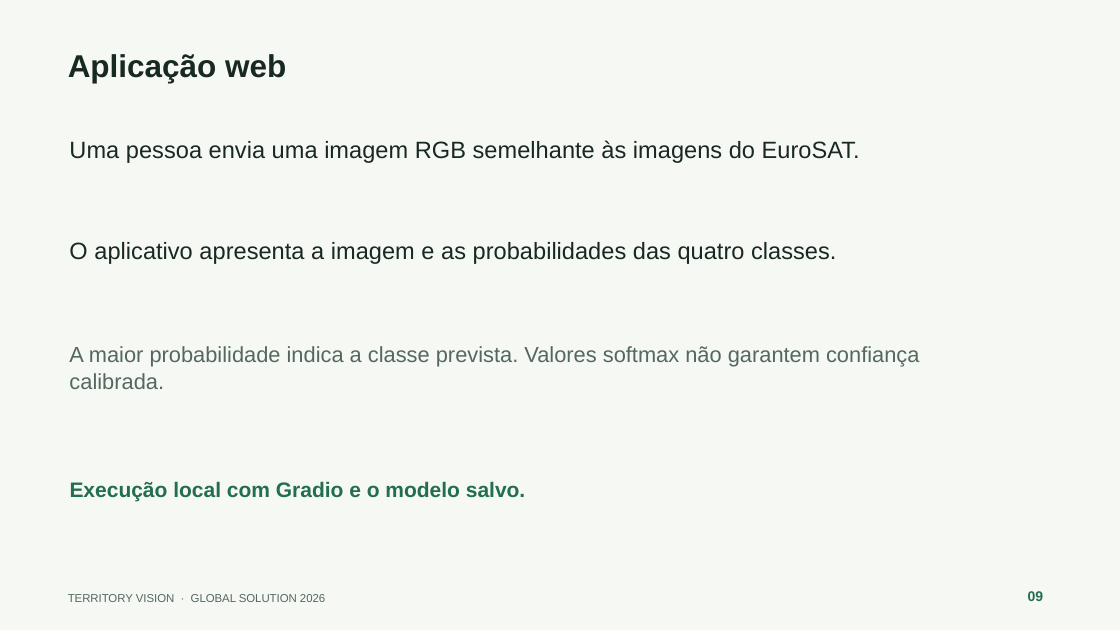
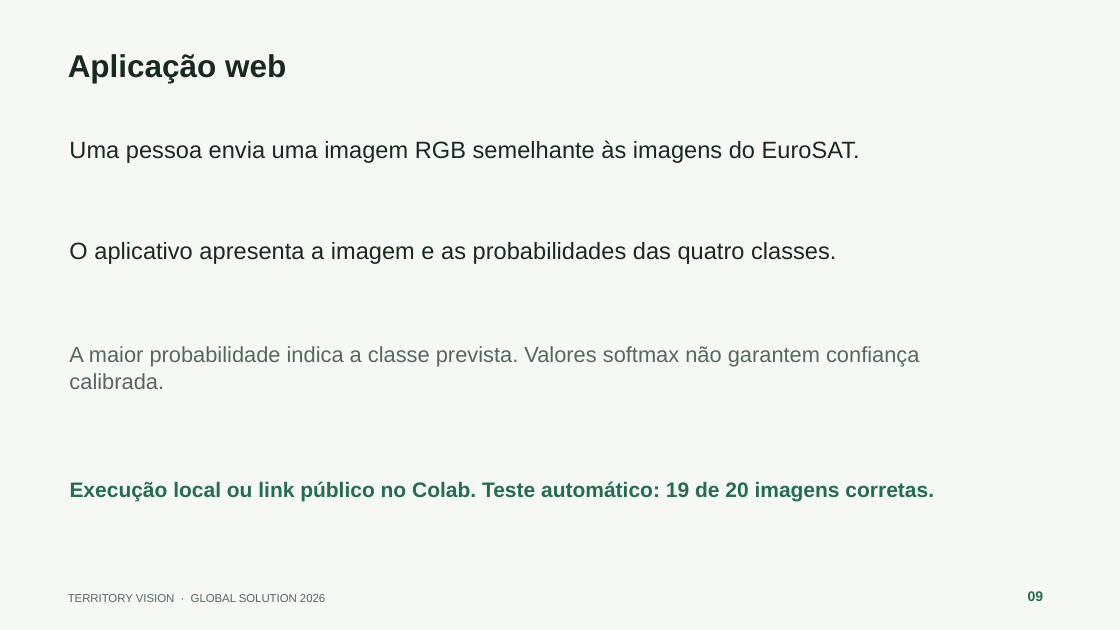
Before and after one commit to JoaoVictorAAbreu-Dev/gs-2026-cnn, a slide deck: slide 9 of docs/Territory_Vision_Apresentacao_Final.pptx. Drawn at 1120x630 pixels with LibreOffice and Linux fonts; fonts in the diff are those of the drawing. Boxes give left, top, right and bottom in pixels: in the first picture for what was removed or moved away, otherwise in the second. Text is boxed around its words. In the diff, an @@ line names an element or a change of style, - is before the commit and + after.

Commit message:
Registra a execução completa dos 6 experimentos
- Notebook executado no GitHub Actions com análise da segunda rodada
- Slides, README e resultados atualizados com os novos números

```diff
--- a/docs/Territory_Vision_Apresentacao_Final.pptx
+++ b/docs/Territory_Vision_Apresentacao_Final.pptx
@@ text at bbox=[70, 481, 934, 502]: text changed @@
-Execução local com Gradio e o modelo salvo.
+Execução local ou link público no Colab. Teste automático: 19 de 20 imagens corretas.
```
Also in this commit, not shown: 6 other slides changed, 12 other files.
